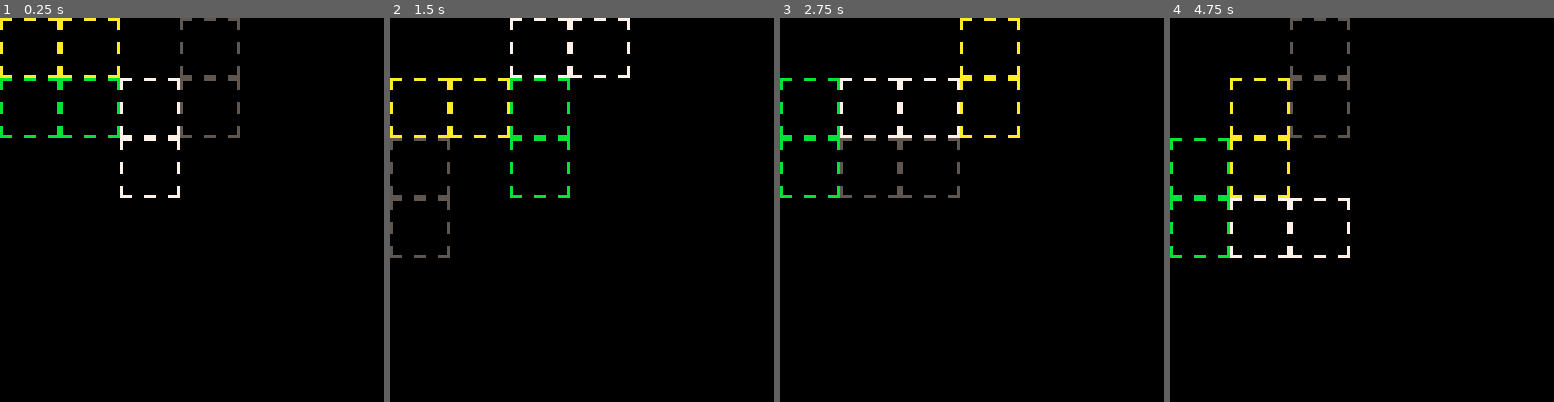
Above: before the commit, frames 1-4 (left to right).
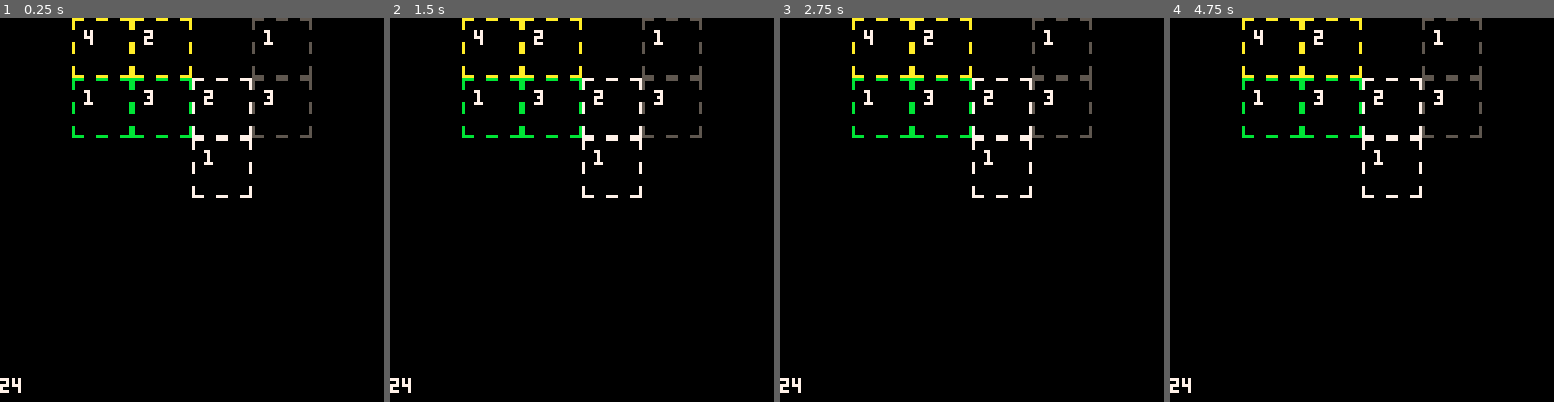
Above: after the commit, the same moments.

Repository: shen-sat/pips
Game: PICO-8 cartridge game.p8
Same seed, same stepped clock (60 frames per second), same inputs: the game is played once before the commit and once after it.
Inputs:
- Up to frame 1 (0.25 s): no input
- Up to frame 2 (1.5 s): tap O (Z key) at 0.7 s
- Up to frame 3 (2.75 s): tap O (Z key) at 1.7, 2.1, 2.5 s
- Up to frame 4 (4.75 s): tap O (Z key) every 0.4 s from 2.9 to 4.5 s

The runs differ from the first frame. In frame 1, 4.7% of the frame differs, in the area x 0-82%, y 0-98%; in frame 2, 4.7%; in frame 3, 4.7%; in frame 4, 4.8%.

Commit message:
Cells centered and drawn

Diff:
--- a/board/init_board.lua
+++ b/board/init_board.lua
@@ -1,38 +1,31 @@
-function is_valid_pos(x, y)
-  return x >= 1 and x <= GRID_W and y >= 1 and y <= GRID_H
-end
-
-function is_adjacent_to_board(x, y, board)
-  if is_valid_pos(x-1, y) and board[x-1][y].color > 0 then return true end
-  if is_valid_pos(x+1, y) and board[x+1][y].color > 0 then return true end
-  if is_valid_pos(x, y-1) and board[x][y-1].color > 0 then return true end
-  if is_valid_pos(x, y+1) and board[x][y+1].color > 0 then return true end
-  return false
-end
-
-function init_board(grid_w, grid_h, num_dominoes, domino_colors)
+function init_board()
   local board = {}
-  for x=1, grid_w do
+  for x=1, GRID_W do
     board[x] = {}
-    for y=1, grid_h do
-      board[x][y] = init_cell(x, y, 0)
+    for y=1, GRID_H do
+      board[x][y] = {color=0}
     end
   end
-
-  function board:draw(anchor_x, anchor_y, size, domino_colors)
-    for x=1, grid_w do
-      for y=1, grid_h do
-        self[x][y]:draw(anchor_x, anchor_y, size, domino_colors)
+  -- this will return the most top-left non-zero datum
+  function board:get_board_anchor()
+    local min_x, min_y = GRID_W, GRID_H
+    for x=1, GRID_W do
+      for y=1, GRID_H do
+        if board[x][y] and board[x][y].color and board[x][y].color > 0 then
+          if x < min_x then min_x = x end
+          if y < min_y then min_y = y end
+        end
       end
     end
+    return min_x, min_y
   end
-
-  populate_board(board)
+  -- this will decide the placement of dominoes on the board
+  init_data(board)
 
   return board
 end
 
-function populate_board(board)
+function init_data(board)
   local success = false
   for attempt = 1, 20 do -- MAX_ATTEMPTS
     -- Clear board
@@ -95,3 +88,15 @@
     print("board gen failed")
   end
 end
+
+function is_valid_pos(x, y)
+  return x >= 1 and x <= GRID_W and y >= 1 and y <= GRID_H
+end
+
+function is_adjacent_to_board(x, y, board)
+  if is_valid_pos(x-1, y) and board[x-1][y].color > 0 then return true end
+  if is_valid_pos(x+1, y) and board[x+1][y].color > 0 then return true end
+  if is_valid_pos(x, y-1) and board[x][y-1].color > 0 then return true end
+  if is_valid_pos(x, y+1) and board[x][y+1].color > 0 then return true end
+  return false
+end
--- a/cell/init_cell.lua
+++ b/cell/init_cell.lua
@@ -1,34 +1,37 @@
-function init_cell(x, y, color)
+function init_cell(x, y, color, value)
   local cell = {
     x = x,
     y = y,
+    value = value,
     color = color or 0,
-    draw = function(self, anchor_x, anchor_y, size, domino_colors)
+    draw = function(self)
       if self.color and self.color > 0 then
         local color_index = self.color
-        local color = domino_colors[color_index]
-        local cell_x = (self.x - anchor_x) * size
-        local cell_y = (self.y - anchor_y) * size
-        local cell_x2 = cell_x + size - 1
-        local cell_y2 = cell_y + size - 1
+        local color = DOMINO_COLORS[color_index]
+        local cell_x = self.x
+        local cell_y = self.y
+        local cell_x2 = cell_x + CELL_SIZE - 1
+        local cell_y2 = cell_y + CELL_SIZE - 1
         local seg = 4 -- segment length
         local gap = 4 -- gap length
         -- Top edge
-        for i=0, size-1, seg+gap do
+        for i=0, CELL_SIZE-1, seg+gap do
           line(cell_x+i, cell_y, min(cell_x+i+seg-1, cell_x2), cell_y, color)
         end
         -- Bottom edge
-        for i=0, size-1, seg+gap do
+        for i=0, CELL_SIZE-1, seg+gap do
           line(cell_x+i, cell_y2, min(cell_x+i+seg-1, cell_x2), cell_y2, color)
         end
         -- Left edge
-        for i=0, size-1, seg+gap do
+        for i=0, CELL_SIZE-1, seg+gap do
           line(cell_x, cell_y+i, cell_x, min(cell_y+i+seg-1, cell_y2), color)
         end
         -- Right edge
-        for i=0, size-1, seg+gap do
+        for i=0, CELL_SIZE-1, seg+gap do
           line(cell_x2, cell_y+i, cell_x2, min(cell_y+i+seg-1, cell_y2), color)
         end
+        -- draw value
+        print(self.value, self.x + 4, self.y + 4, 7)
       end
     end
   }
--- /dev/null
+++ b/cell/init_cells.lua
@@ -0,0 +1,28 @@
+function init_cells(board)
+  local cells = {}
+  local anchor_x, anchor_y = board:get_board_anchor()
+
+  min_x, max_x = nil, nil
+  for x=1, GRID_W do
+    for y=1, GRID_H do
+      if board[x][y] and board[x][y].color and board[x][y].color > 0 then
+        min_x = min(min_x or x, x)
+        max_x = max(max_x or x, x)
+      end
+    end
+  end
+
+  x_size = max_x - min_x + 1
+  shift_x = flr(128/2) - flr(x_size * CELL_SIZE / 2)
+
+  for x=1, GRID_W do
+    for y=1, GRID_H do
+      local cell_x = ((x - anchor_x) * CELL_SIZE) + shift_x
+      local cell_y = (y - anchor_y) * CELL_SIZE
+
+      add(cells, init_cell(cell_x, cell_y, board[x][y].color, flr(rnd(6)) + 1))
+    end
+  end
+
+  return cells
+end
--- a/game.p8
+++ b/game.p8
@@ -3,10 +3,11 @@
 __lua__
 #include shared.lua
 #include cell/init_cell.lua
+#include cell/init_cells.lua
 #include board/init_board.lua
 #include domino/init_domino.lua
 -- A list of colors to assign to each domino for visualization
-domino_colors = {
+DOMINO_COLORS = {
   7,  -- 1: light gray
   11, -- 2: light blue
   10, -- 3: green
@@ -15,35 +16,24 @@
 
 GRID_W = 4
 GRID_H = 4
-NUM_DOMINOES = #domino_colors
+CELL_SIZE = 20
+NUM_DOMINOES = #DOMINO_COLORS
 
 function _init()
-  board = init_board(GRID_W, GRID_H, NUM_DOMINOES, domino_colors)
-  -- generate_board(board)
+  local board = init_board(GRID_W, GRID_H, NUM_DOMINOES, DOMINO_COLORS)
+  cells = init_cells(board)
 end
 
 function _update()
   if btnp(4) then
-    board = init_board(GRID_W, GRID_H, NUM_DOMINOES, domino_colors)
+    board = init_board(GRID_W, GRID_H, NUM_DOMINOES, DOMINO_COLORS)
   end
-end
-
-function get_board_anchor(board)
-  local min_x, min_y = GRID_W, GRID_H
-  for x=1, GRID_W do
-    for y=1, GRID_H do
-      if board[x][y] and board[x][y].color and board[x][y].color > 0 then
-        if x < min_x then min_x = x end
-        if y < min_y then min_y = y end
-      end
-    end
-  end
-  return min_x, min_y
 end
 
 function _draw()
   cls()
-  local size = 20
-  local anchor_x, anchor_y = get_board_anchor(board)
-  board:draw(anchor_x, anchor_y, size, domino_colors)
+  for cell in all(cells) do
+    cell:draw()
+  end
+  print(shift_x, 0, 120, 7)
 end
